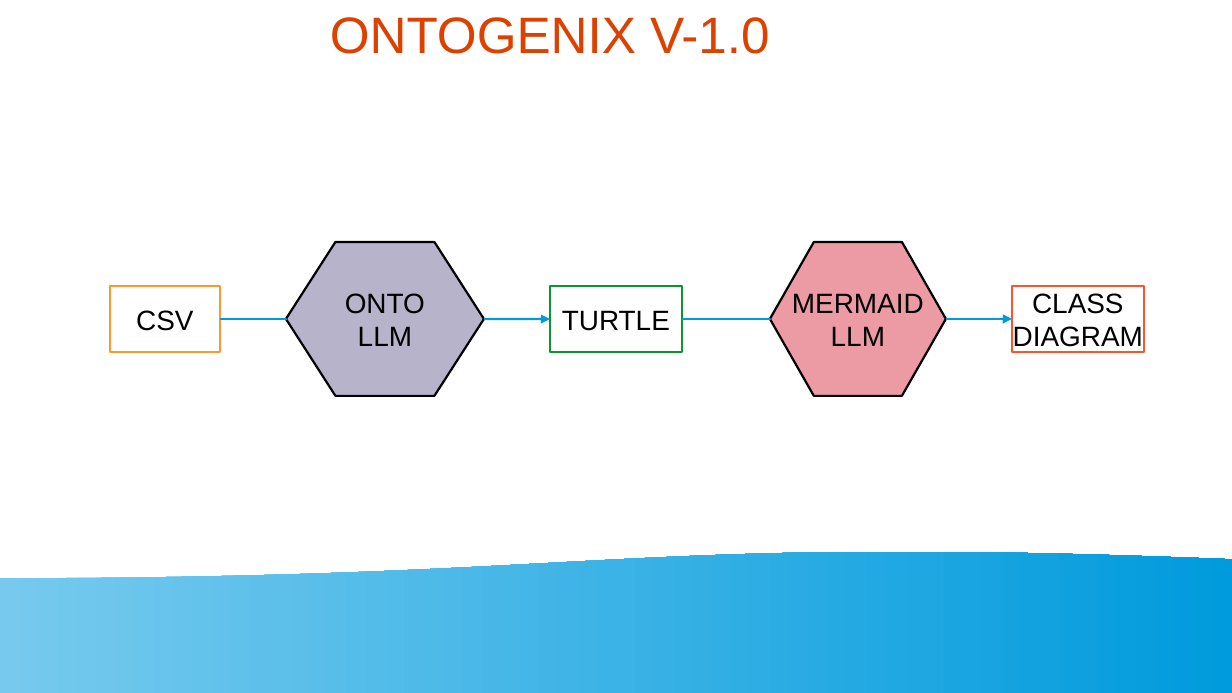
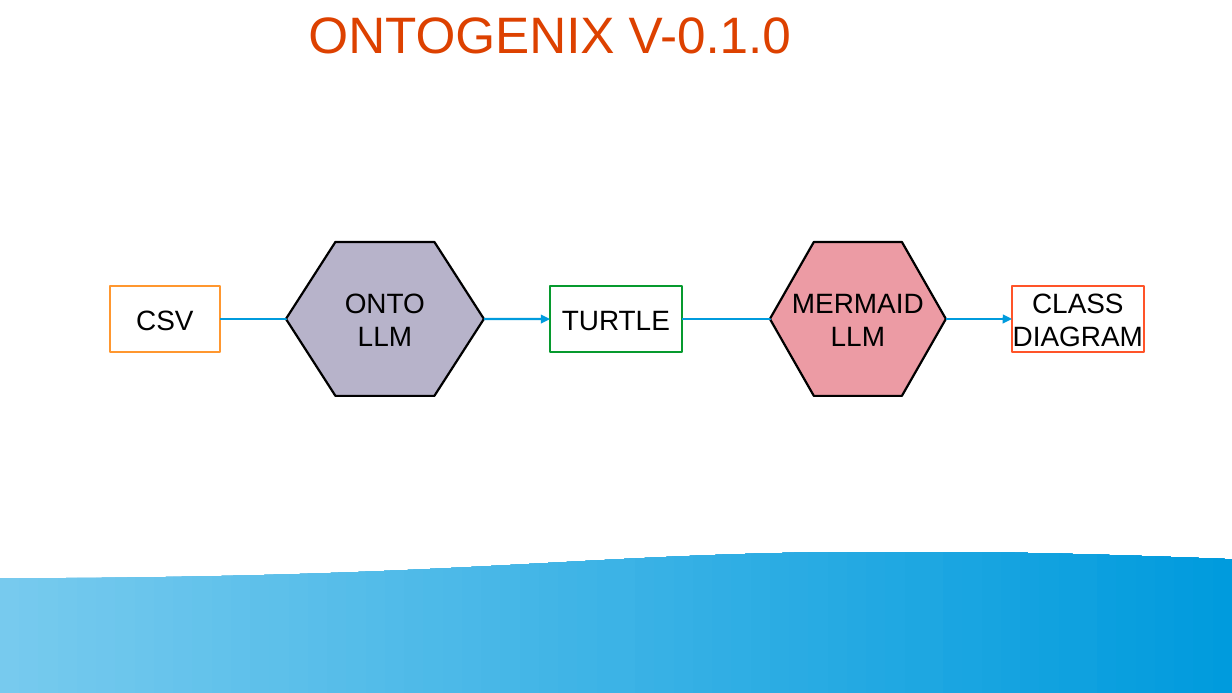
Before and after one commit to tecnomod-um/OntoGenix, a slide deck: slide 1 of IDEAS.odp. Drawn at 1232x693 pixels with LibreOffice and Linux fonts; fonts in the diff are those of the drawing. Boxes give left, top, right and bottom in pixels: in the first picture for what was removed or moved away, otherwise in the second. Text is boxed around its words. In the diff, an @@ line names an element or a change of style, - is before the commit and + after.

```diff
--- a/IDEAS.odp
+++ b/IDEAS.odp
@@ title at bbox=[308, 17, 791, 54]: text changed @@
-ONTOGENIX V-1.0
+ONTOGENIX V-0.1.0
```
Also in this commit, not shown: 3 other slides changed, 1 slide added, 10 other files.
